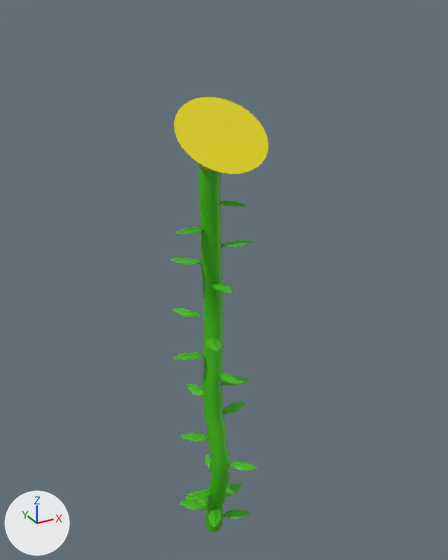
A saved change to the Blender file assets/blend/flowers/blend_sunflower.blend.
Both versions are drawn from a 50 mm lens placed at (-0.481, -0.923, 1.032), pointed at (0.018, -0.016, 0.579). Every picture has the same lights, and +X, +Y and +Z are marked at lower left.

Before the edit, the objects in view are built like this:
```python
ob_feuille = bpy.data.objects.new('Feuille', me_cylinder_002)
ob_feuille.location = (0.0, 0.04, 0.013)
ob_feuille.rotation_euler = (1.937, 0.0, 0.0)  # degrees (111, 0, 0)
ob_feuille.scale = (1.02, 0.0616, 0.055)
ob_head = bpy.data.objects.new('Head', me_cone)
ob_head.location = (0.021, 0.013, 0.768)
ob_head.rotation_euler = (-3.292, 0.682, 4.463)  # degrees (-189, 39, 256)
ob_head.scale = (0.0796, 0.0796, 0.0796)
ob_tigefeuille = bpy.data.objects.new('TigeFeuille', me_cylinder_001)
ob_tigefeuille.location = (-0.001, 0.042, 0.013)
ob_tigefeuille.rotation_euler = (1.988, 0.139, 0.0343)  # degrees (114, 8, 2)
ob_tigeprincipale = bpy.data.objects.new('TigePrincipale', me_cylinder)
ob_tigeprincipale.location = (0.0, 0.0, 0.398)
ob_tigeprincipale.scale = (0.623, 0.623, 0.806)
```
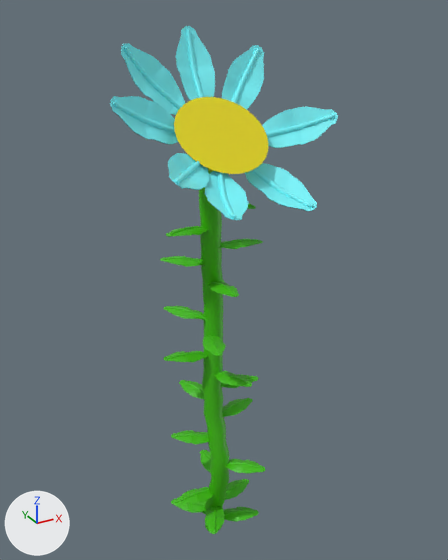
Boxes [x1, y1, x2, y2] around the edits, measured in the pictures (448 x 560 px; the box of a moved part takes in the faces that stretch with it):
'FeuilleTete1.003', added: after [110, 96, 338, 148]
'FeuilleTete1.001', added: after [121, 43, 317, 211]
'FeuilleTete1', added: after [168, 45, 264, 190]
'Feuille.022', added (cyan): after [176, 26, 248, 220]
'TigeFeuille.001', added (cyan): after [187, 28, 236, 218]
'Feuille.007', rescaled (45% wider, 50% taller): before [228, 461, 256, 470]; after [225, 459, 266, 473]
'Feuille.005', rescaled: before [209, 507, 221, 527]; after [205, 506, 225, 534]
'Feuille.004', rescaled: before [185, 489, 210, 500]; after [177, 487, 214, 503]
'Feuille.002', rescaled: before [222, 509, 250, 519]; after [223, 507, 259, 522]
'Feuille.008', rescaled: before [180, 433, 208, 442]; after [171, 430, 209, 444]
'Feuille.012', rescaled: before [218, 373, 244, 384]; after [214, 371, 252, 387]
'Feuille.013', rescaled: before [173, 352, 204, 360]; after [163, 351, 208, 362]
'Feuille.015', rescaled (47% wider, 55% taller): before [172, 308, 201, 318]; after [164, 306, 207, 322]
'Feuille.009', rescaled: before [222, 401, 245, 415]; after [222, 398, 253, 417]
'Feuille.014', rescaled (50% wider, 47% taller): before [206, 337, 221, 351]; after [203, 335, 226, 356]
'Feuille.001', rescaled: before [180, 500, 205, 510]; after [171, 499, 206, 513]
'Feuille.017', rescaled (45% wider, 55% taller): before [212, 283, 233, 293]; after [208, 281, 239, 297]
'Feuille.018', rescaled: before [170, 258, 202, 265]; after [160, 256, 205, 267]
'Feuille.003', rescaled (47% wider, 47% taller): before [226, 483, 242, 497]; after [225, 479, 249, 500]
'Feuille.010', rescaled: before [186, 384, 204, 397]; after [179, 380, 205, 400]
'Feuille.019', rescaled: before [221, 240, 253, 247]; after [219, 239, 263, 249]
'Feuille.020', rescaled (43% wider, 50% taller): before [175, 227, 204, 234]; after [166, 226, 208, 237]
'Feuille.011', rescaled: before [221, 377, 250, 386]; after [220, 375, 259, 388]
'Feuille.006', rescaled: before [205, 455, 211, 469]; after [200, 450, 211, 473]
'Feuille.021', rescaled: before [219, 201, 246, 207]; after [247, 203, 256, 209]
'Feuille', rescaled (not visible afterwards): before [197, 497, 207, 511]
part 1 of me_cone, moved or reshaped: [174, 97, 268, 174] in both

Edits to the bpy script that builds the scene:
```text
Add mat_headfeuille:
    mat_headfeuille = principled_material('HeadFeuille')
    mat_headfeuille.base_color = (0.187, 0.943, 1.0)  # cyan #78f9ff
Change me_cone:
    where me_cone.from_pydata(...)  # 33 vertices, 33 faces; spans x -1.1..0.9, y -0.76..1.24, z -1.16..-0.06
    used by ob_head; location = (0.021, 0.013, 0.768); rotation_euler = (-3.292, 0.682, 4.463), in degrees (-189, 39, 256); scale = (0.0796, 0.0796, 0.0796)
    me_cone part 1: the whole mesh is moved by (0.1, -0.25, 1.12)
Add me_cylinder_004:
    me_cylinder_004.from_pydata(...)  # 864 vertices, 834 faces; spans x -0.0022..0.0022, y -0.0139..0.0072, z -0.03..0.0264
    me_cylinder_004.polygons.foreach_set('use_smooth', [True] * 834)
    me_cylinder_004.materials.append(mat_headfeuille)  # cyan #78f9ff
Add me_cylinder_003:
    me_cylinder_003.from_pydata(...)  # 148 vertices, 148 faces; spans x -0.013..0.013, y -0.199..0.078, z -0.594..0.444
    me_cylinder_003.polygons.foreach_set('use_smooth', [True] * 148)
    me_cylinder_003.materials.append(mat_headfeuille)  # cyan #78f9ff
Add col_feuilletete1:
    col_feuilletete1 = bpy.data.collections.new('FeuilleTete1')
    col_feuilletete1.instance_offset = (0.00294, 0.0488, 0.936)
    col_feuilletete1.objects.link(ob_feuille_022)
    col_feuilletete1.objects.link(ob_tigefeuille_001)
Change ob_feuille:
    ob_feuille.scale: (1.02, 0.0616, 0.055) -> (1.56, 0.0946, 0.0844)
Change ob_tigefeuille:
    ob_tigefeuille.scale: (1.0, 1.0, 1.0) -> (1.53, 1.53, 1.53)
Change ob_head:
    ob_head.location: (0.021, 0.013, 0.768) -> (0.003, -0.035, 0.844)
Add ob_tigefeuille_001:
    ob_tigefeuille_001 = bpy.data.objects.new('TigeFeuille.001', me_cylinder_004)
    ob_tigefeuille_001.location = (0.002, 0.051, 0.926)
    ob_tigefeuille_001.rotation_euler = (3.962, -0.051, -3.107)  # degrees (227, -2.9, -178)
    ob_tigefeuille_001.scale = (2.49, 2.49, 2.49)
    _m = ob_tigefeuille_001.modifiers.new('Mirror', 'MIRROR')
    _m.mirror_object = ob_head
Add ob_feuille_022:
    ob_feuille_022 = bpy.data.objects.new('Feuille.022', me_cylinder_003)
    ob_feuille_022.location = (0.003, 0.052, 0.925)
    ob_feuille_022.rotation_euler = (3.912, -0.00848, -3.184)  # degrees (224, -0.5, -182)
    ob_feuille_022.scale = (2.53, 0.153, 0.137)
    _m = ob_feuille_022.modifiers.new('Mirror', 'MIRROR')
    _m.mirror_object = ob_head
Add ob_feuilletete1_003:
    ob_feuilletete1_003 = bpy.data.objects.new('FeuilleTete1.003', None)
    ob_feuilletete1_003.location = (0.134, -0.047, 0.848)
    ob_feuilletete1_003.rotation_euler = (-0.597, 0.977, -1.51)  # degrees (-34, 56, -87)
    ob_feuilletete1_003.instance_type = 'COLLECTION'
    ob_feuilletete1_003.instance_collection = col_feuilletete1
Add ob_feuilletete1_001:
    ob_feuilletete1_001 = bpy.data.objects.new('FeuilleTete1.001', None)
    ob_feuilletete1_001.location = (-0.08, 0.019, 0.924)
    ob_feuilletete1_001.rotation_euler = (-0.00293, -0.636, 0.605)  # degrees (-0.2, -36, 35)
    ob_feuilletete1_001.instance_type = 'COLLECTION'
    ob_feuilletete1_001.instance_collection = col_feuilletete1
Add ob_feuilletete1:
    ob_feuilletete1 = bpy.data.objects.new('FeuilleTete1', None)
    ob_feuilletete1.location = (0.086, 0.037, 0.915)
    ob_feuilletete1.rotation_euler = (-0.0619, 0.524, -0.355)  # degrees (-3.5, 30, -20)
    ob_feuilletete1.instance_type = 'COLLECTION'
    ob_feuilletete1.instance_collection = col_feuilletete1
```
